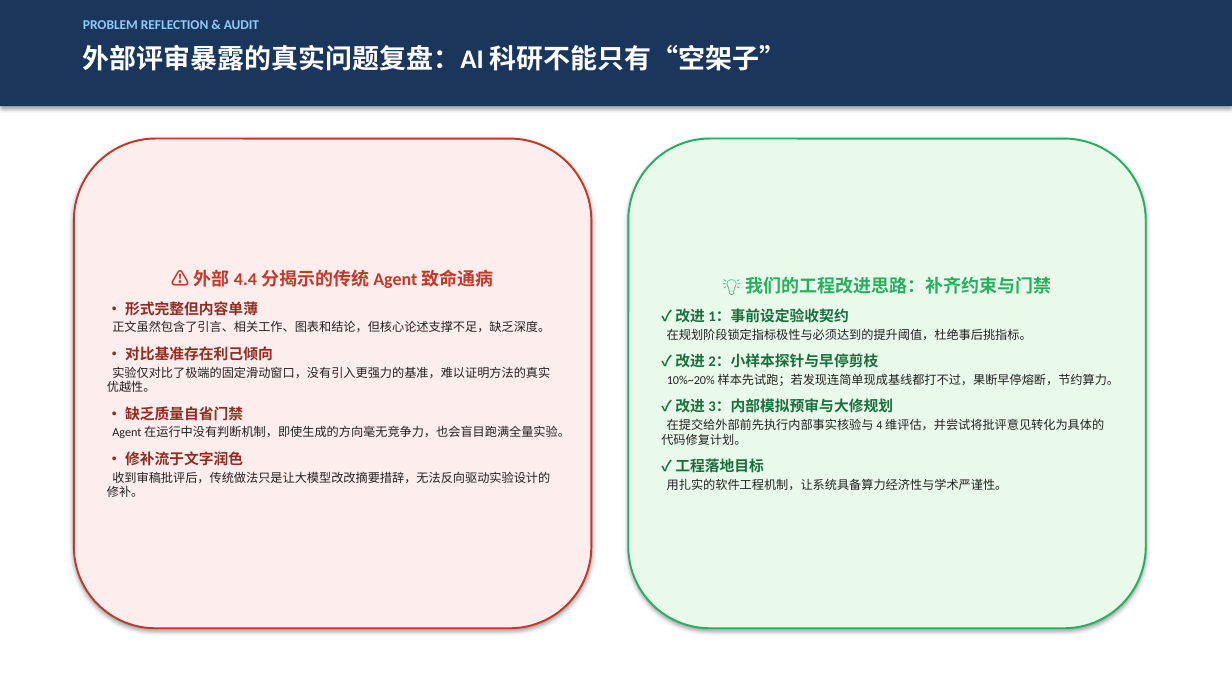
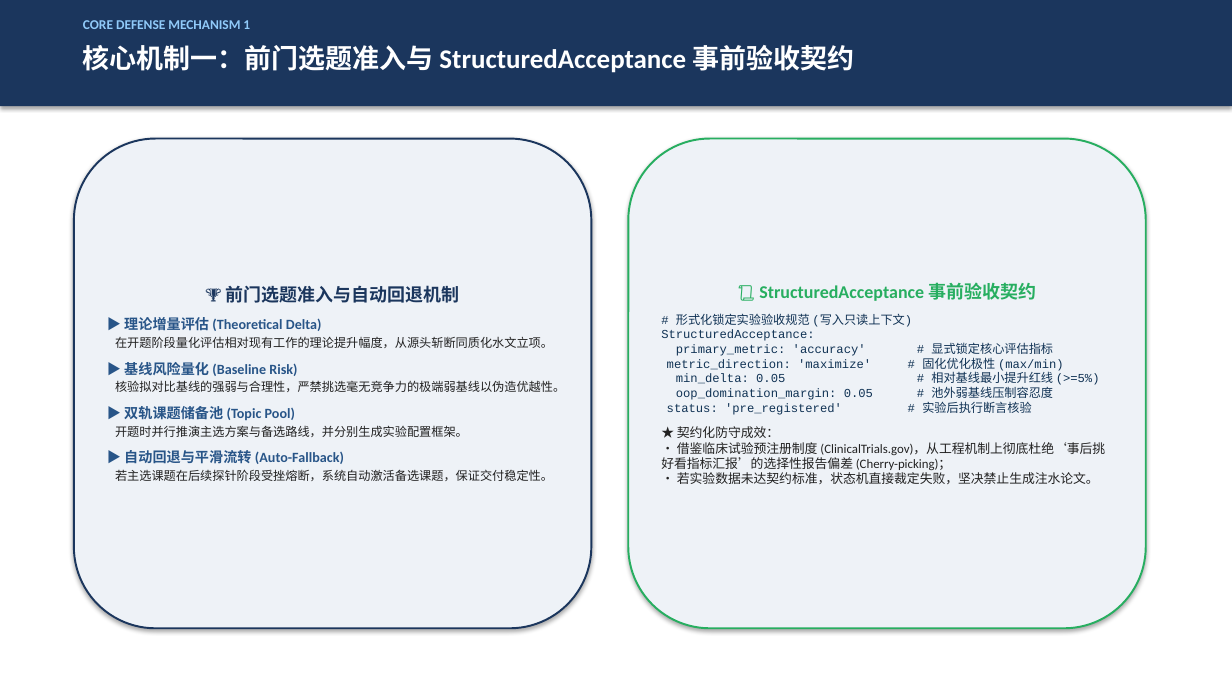
Before and after one commit to MieSheeeep/JiuwenSwarmPaperAgent, a slide deck: slide 4 of docs/第6组项目汇报PPT_终版.pptx (slide 8 before the commit). Drawn at 1232x693 pixels with LibreOffice and Linux fonts; fonts in the diff are those of the drawing. Boxes give left, top, right and bottom in pixels: in the first picture for what was removed or moved away, otherwise in the second. Text is boxed around its words. In the diff, an @@ line names an element or a change of style, - is before the commit and + after.

```diff
--- a/docs/第6组项目汇报PPT_终版.pptx
+++ b/docs/第6组项目汇报PPT_终版.pptx
@@ text at [83, 20, 250, 29]: text changed @@
-PROBLEM REFLECTION & AUDIT
+CORE DEFENSE MECHANISM 1
@@ text at [83, 45, 855, 73]: text changed @@
-外部评审暴露的真实问题复盘：AI 科研不能只有“空架子”
+核心机制一：前门选题准入与 StructuredAcceptance 事前验收契约
@@ rounded rectangle "🏆 前门选题准入与自动回退机制" at [74, 139, 592, 628]: fill #FDEDEC to #EEF2F7; outline #C0392B 1.5 pt to #1B365D 1.5 pt @@
@@ rounded rectangle "📜 StructuredAcceptance 事前验收契约" at [628, 139, 1146, 628]: fill #EAFAEA to #EEF2F7 @@
@@ text in rounded rectangle at [115, 285, 565, 481]: text changed @@
-⚠️ 外部 4.4 分揭示的传统 Agent 致命通病
-• 形式完整但内容单薄
-正文虽然包含了引言、相关工作、图表和结论，但核心论述支撑不足，缺乏深度。
-• 对比基准存在利己倾向
-实验仅对比了极端的固定滑动窗口，没有引入更强力的基准，难以证明方法的真实优越性。
-• 缺乏质量自省门禁
-Agent 在运行中没有判断机制，即使生成的方向毫无竞争力，也会盲目跑满全量实验。
-• 修补流于文字润色
-收到审稿批评后，传统做法只是让大模型改改摘要措辞，无法反向驱动实验设计的修补。
+🏆 前门选题准入与自动回退机制
+▶ 理论增量评估 (Theoretical Delta)
+在开题阶段量化评估相对现有工作的理论提升幅度，从源头斩断同质化水文立项。
+▶ 基线风险量化 (Baseline Risk)
+核验拟对比基线的强弱与合理性，严禁挑选毫无竞争力的极端弱基线以伪造优越性。
+▶ 双轨课题储备池 (Topic Pool)
+开题时并行推演主选方案与备选路线，并分别生成实验配置框架。
+▶ 自动回退与平滑流转 (Auto-Fallback)
+若主选课题在后续探针阶段受挫熔断，系统自动激活备选课题，保证交付稳定性。
@@ text in rounded rectangle at [661, 282, 1105, 484]: text changed; font Calibri to Courier New; text colour #222222 to #113355 @@
-💡 我们的工程改进思路：补齐约束与门禁
-✓ 改进 1：事前设定验收契约
-在规划阶段锁定指标极性与必须达到的提升阈值，杜绝事后挑指标。
-✓ 改进 2：小样本探针与早停剪枝
-10%~20% 样本先试跑；若发现连简单现成基线都打不过，果断早停熔断，节约算力。
-✓ 改进 3：内部模拟预审与大修规划
-在提交给外部前先执行内部事实核验与 4 维评估，并尝试将批评意见转化为具体的代码修复计划。
-✓ 工程落地目标
-用扎实的软件工程机制，让系统具备算力经济性与学术严谨性。
+📜 StructuredAcceptance 事前验收契约
+# 形式化锁定实验验收规范 (写入只读上下文)
+StructuredAcceptance:
+primary_metric: 'accuracy' # 显式锁定核心评估指标
+metric_direction: 'maximize' # 固化优化极性 (max/min)
+min_delta: 0.05 # 相对基线最小提升红线 (>=5%)
+oop_domination_margin: 0.05 # 池外弱基线压制容忍度
+status: 'pre_registered' # 实验后执行断言核验
+★ 契约化防守成效：
+• 借鉴临床试验预注册制度 (ClinicalTrials.gov)，从工程机制上彻底杜绝‘事后挑好看指标汇报’的选择性报告偏差 (Cherry-picking)；
+• 若实验数据未达契约标准，状态机直接裁定失败，坚决禁止生成注水论文。
```
Also in this commit, not shown: 12 other slides changed, 3 slides added, 3 slides removed, 3 other files.
